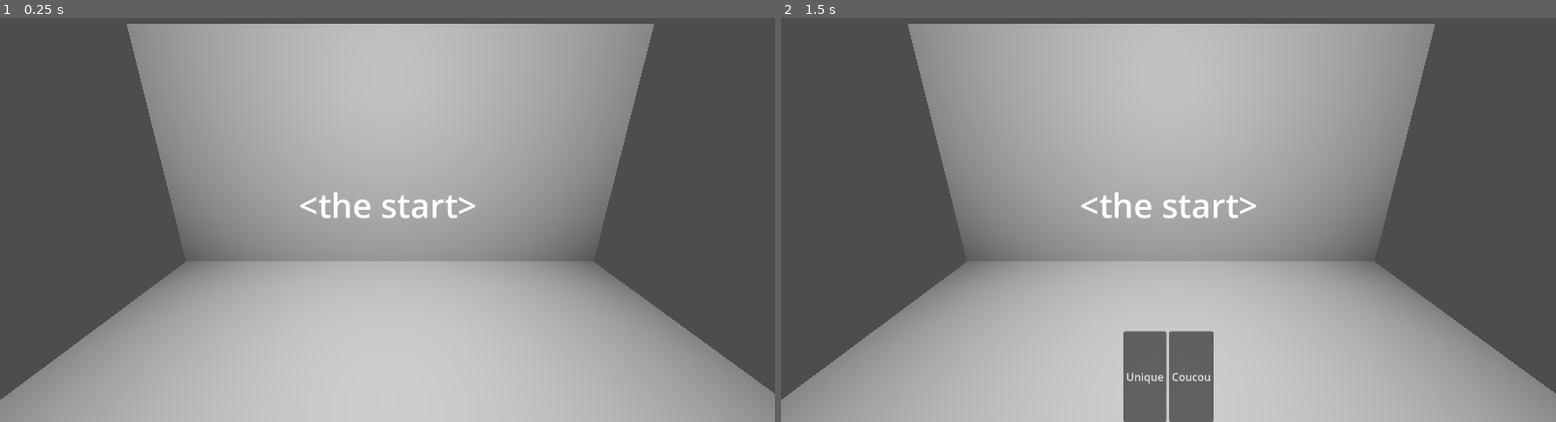
Above: before the commit, frames 1-2 (left to right).
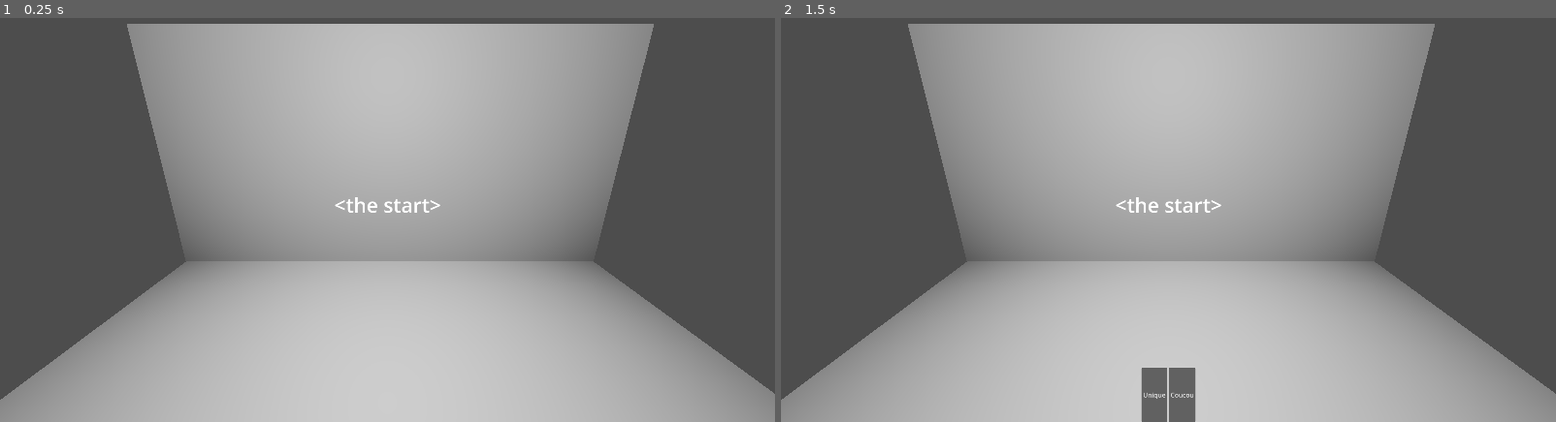
Above: after the commit, the same moments.

Repository: JungoQuentin/heroic
Game: Godot game, scene res://main.tscn
The game is run twice, just before and just after one commit, with the same random seed, the same clock (stepped at 60 frames per second) and the same inputs.
Inputs:
- Up to frame 1 (0.25 s): no input
- Up to frame 2 (1.5 s): tap Enter at 0.5 s; tap Space at 1.25 s

The runs differ from the first frame. In frame 1, 0.5% of the frame differs, in the area x 38-62%, y 43-50%; in frame 2, 2.3%, in the area x 38-62%, y 43-100%.

Commit message:
feat: add 3d world

Diff:
--- a/project.godot
+++ b/project.godot
@@ -18,3 +18,10 @@
 run/main_scene="uid://bp5qd845jk0t4"
 config/features=PackedStringArray("4.6", "Forward Plus")
 config/icon="res://sprites/pose_a.svg"
+
+[display]
+
+window/size/viewport_width=1920
+window/size/viewport_height=1080
+window/size/mode=2
+window/main_scene="uid://c2mqu2eewf8j"
--- /dev/null
+++ b/scenes/rideau_droite.tscn
@@ -0,0 +1,11 @@
+[gd_scene format=3 uid="uid://wyhl2g8o05no"]
+
+[ext_resource type="PackedScene" uid="uid://ug8y8flnac0o" path="res://assets/3D/rideaux/rideau_droite.fbx" id="1_pxmuy"]
+[ext_resource type="Material" uid="uid://bjs0ccrok6yl5" path="res://textures/rideaux/rideau.tres" id="2_8whys"]
+
+[node name="rideau_droite" unique_id=1497206293 instance=ExtResource("1_pxmuy")]
+
+[node name="rideau_droite" parent="." index="0" unique_id=2091556277]
+transform = Transform3D(0.01, 0, 0, 0, 0.01, 0, 0, 0, 0.01, 0, 0, 0)
+blend_shapes/Rideau_Blenshape1.rideau_droite_ferme = 1.0
+surface_material_override/0 = ExtResource("2_8whys")
--- /dev/null
+++ b/scenes/rideau_gauche.tscn
@@ -0,0 +1,10 @@
+[gd_scene format=3 uid="uid://dqx13uot8s4cv"]
+
+[ext_resource type="PackedScene" uid="uid://c0ybd0s1iqvxm" path="res://assets/3D/rideaux/rideau_gauche.fbx" id="1_v3j6j"]
+[ext_resource type="Material" uid="uid://bjs0ccrok6yl5" path="res://textures/rideaux/rideau.tres" id="2_v3j6j"]
+
+[node name="rideau_gauche" unique_id=1475470428 instance=ExtResource("1_v3j6j")]
+
+[node name="rideau_gauche" parent="." index="0" unique_id=1209311060]
+blend_shapes/Rideau_Blenshape.rideau_gauche_ferme = 1.0
+surface_material_override/0 = ExtResource("2_v3j6j")
--- /dev/null
+++ b/scenes/test_scene.tscn
@@ -0,0 +1,250 @@
+[gd_scene format=3 uid="uid://c2mqu2eewf8j"]
+
+[ext_resource type="Shader" uid="uid://dme2bhejt8uhu" path="res://shaders/cardboard_face.gdshader" id="1_7cbxl"]
+[ext_resource type="Texture2D" uid="uid://d11blrq7gp262" path="res://textures/cardboard/Cardboard002_1K-JPG_Color.jpg" id="2_8pr8v"]
+[ext_resource type="Shader" uid="uid://38qgcitxmrt3" path="res://shaders/cardboard_side.gdshader" id="2_coq8p"]
+[ext_resource type="Texture2D" uid="uid://cc12ix4hvhx88" path="res://textures/cardboard/cardboard.webp" id="3_7cbxl"]
+[ext_resource type="ArrayMesh" uid="uid://ce84gkttuyk7k" path="res://assets/3D/front_panel/front_plane_face.obj" id="7_rnaij"]
+[ext_resource type="ArrayMesh" uid="uid://btrf748mva3fd" path="res://assets/3D/front_panel/front_plane_side.obj" id="8_h3xc6"]
+[ext_resource type="PackedScene" uid="uid://wyhl2g8o05no" path="res://scenes/rideau_droite.tscn" id="8_njel3"]
+[ext_resource type="PackedScene" uid="uid://dqx13uot8s4cv" path="res://scenes/rideau_gauche.tscn" id="9_vr1i5"]
+[ext_resource type="ArrayMesh" uid="uid://b2apr35w2h7d8" path="res://assets/3D/middle_panel/middle_panel_face.obj" id="10_6qxox"]
+[ext_resource type="ArrayMesh" uid="uid://bn5lls1efuvah" path="res://assets/3D/middle_panel/middle_panel_side.obj" id="11_gthg3"]
+[ext_resource type="Texture2D" uid="uid://hkwqnoxkdvn5" path="res://textures/wood/6453600.jpg" id="12_gthg3"]
+[ext_resource type="Texture2D" uid="uid://ba1nw4insj3ab" path="res://assets/2D/Publique/theatre_public_blocking.png" id="13_ntc4i"]
+
+[sub_resource type="ProceduralSkyMaterial" id="ProceduralSkyMaterial_gthg3"]
+sky_top_color = Color(0.40349752, 0.23201117, 0.09611865, 1)
+sky_horizon_color = Color(0.31640095, 0.27352935, 0.23955622, 1)
+ground_bottom_color = Color(0, 0, 0, 1)
+ground_horizon_color = Color(0.31640095, 0.27352935, 0.23955622, 1)
+energy_multiplier = 0.2
+
+[sub_resource type="Sky" id="Sky_ntc4i"]
+sky_material = SubResource("ProceduralSkyMaterial_gthg3")
+
+[sub_resource type="Environment" id="Environment_u0xbq"]
+background_mode = 2
+sky = SubResource("Sky_ntc4i")
+tonemap_mode = 2
+glow_enabled = true
+
+[sub_resource type="CylinderMesh" id="CylinderMesh_gthg3"]
+
+[sub_resource type="StandardMaterial3D" id="StandardMaterial3D_ntc4i"]
+albedo_texture = ExtResource("12_gthg3")
+uv1_scale = Vector3(4, 4, 4)
+
+[sub_resource type="PlaneMesh" id="PlaneMesh_ntc4i"]
+
+[sub_resource type="StandardMaterial3D" id="StandardMaterial3D_u0xbq"]
+albedo_texture = ExtResource("2_8pr8v")
+
+[sub_resource type="QuadMesh" id="QuadMesh_u0xbq"]
+
+[sub_resource type="StandardMaterial3D" id="StandardMaterial3D_pln1h"]
+transparency = 1
+albedo_texture = ExtResource("13_ntc4i")
+
+[sub_resource type="ShaderMaterial" id="ShaderMaterial_s36qc"]
+render_priority = 0
+shader = ExtResource("1_7cbxl")
+shader_parameter/albedo_tex = ExtResource("2_8pr8v")
+shader_parameter/world_scale = 0.07
+shader_parameter/rotation_deg = 90.000004275
+shader_parameter/projection_plane = 2
+shader_parameter/rotation_pivot = Vector2(0, 0)
+
+[sub_resource type="ShaderMaterial" id="ShaderMaterial_6qxox"]
+render_priority = 0
+shader = ExtResource("2_coq8p")
+shader_parameter/albedo_tex = ExtResource("3_7cbxl")
+shader_parameter/world_scale = 3.0
+shader_parameter/rotation_deg = 0.0
+shader_parameter/rotation_pivot = Vector2(0, 0)
+
+[sub_resource type="ShaderMaterial" id="ShaderMaterial_u0xbq"]
+render_priority = 0
+shader = ExtResource("1_7cbxl")
+shader_parameter/albedo_tex = ExtResource("2_8pr8v")
+shader_parameter/world_scale = 0.05
+shader_parameter/rotation_deg = 0.0
+shader_parameter/projection_plane = 2
+shader_parameter/rotation_pivot = Vector2(0, 0)
+
+[sub_resource type="ShaderMaterial" id="ShaderMaterial_gthg3"]
+render_priority = 0
+shader = ExtResource("2_coq8p")
+shader_parameter/albedo_tex = ExtResource("3_7cbxl")
+shader_parameter/world_scale = 2.0
+shader_parameter/rotation_deg = 90.0
+shader_parameter/rotation_pivot = Vector2(0, 0)
+
+[node name="Node3D" type="Node3D" unique_id=1283472454]
+
+[node name="WorldEnvironment" type="WorldEnvironment" parent="." unique_id=1810001575]
+environment = SubResource("Environment_u0xbq")
+
+[node name="Camera3D" type="Camera3D" parent="." unique_id=1578331249]
+transform = Transform3D(-4.371139e-08, 0.017452406, -0.9998477, 0, 0.9998477, 0.017452406, 1, 7.628689e-10, -4.370473e-08, -11.560702, 4.562749, 0)
+fov = 46.7
+
+[node name="rideau_droite" parent="." unique_id=1497206293 instance=ExtResource("8_njel3")]
+transform = Transform3D(1, 0, 0, 0, 1, 0, 0, 0, 1, 0.8008442, 0, 0)
+
+[node name="rideau_gauche" parent="." unique_id=1475470428 instance=ExtResource("9_vr1i5")]
+transform = Transform3D(1, 0, 0, 0, 1, 0, 0, 0, 1, 0.8008442, 0, 0)
+
+[node name="Lights" type="Node3D" parent="." unique_id=1130469808]
+
+[node name="mainSpot" type="SpotLight3D" parent="Lights" unique_id=123069841]
+transform = Transform3D(0.49999997, 3.7855173e-08, -0.86602545, 0.86602545, -2.185569e-08, 0.49999997, 0, -1, -4.371139e-08, -15.728101, 12.38589, 0)
+light_energy = 32.0
+shadow_enabled = true
+spot_range = 33.818066
+spot_angle = 20.503931
+
+[node name="smallSpots_01" type="Node3D" parent="Lights" unique_id=1183612313]
+
+[node name="SpotLight3D" type="SpotLight3D" parent="Lights/smallSpots_01" unique_id=629772085]
+transform = Transform3D(0.9785665, -9.001526e-09, 0.20593092, -0.20593092, -4.2774502e-08, 0.9785665, 0, -1, -4.371139e-08, 7.4759836, 12.38589, 0)
+light_energy = 32.0
+shadow_enabled = true
+distance_fade_enabled = true
+spot_range = 14.109379
+spot_angle = 13.22
+
+[node name="SpotLight3D3" type="SpotLight3D" parent="Lights/smallSpots_01" unique_id=1711019095]
+transform = Transform3D(0.9785665, -9.001526e-09, 0.20593092, -0.20593092, -4.2774502e-08, 0.9785665, 0, -1, -4.371139e-08, 7.4759836, 12.38589, -6)
+light_energy = 32.0
+shadow_enabled = true
+distance_fade_enabled = true
+spot_range = 14.109379
+spot_angle = 13.22
+
+[node name="SpotLight3D2" type="SpotLight3D" parent="Lights/smallSpots_01" unique_id=1060351338]
+transform = Transform3D(0.9785665, -9.001526e-09, 0.20593092, -0.20593092, -4.2774502e-08, 0.9785665, 0, -1, -4.371139e-08, 7.4759836, 12.38589, 6)
+light_energy = 32.0
+shadow_enabled = true
+distance_fade_enabled = true
+spot_range = 14.109379
+spot_angle = 13.22
+
+[node name="smallSpots_02" type="Node3D" parent="Lights" unique_id=402246300]
+transform = Transform3D(1, 0, 0, 0, 1, 0, 0, 0, 1, -2.302512, 3.9196339, 0)
+
+[node name="SpotLight3D" type="SpotLight3D" parent="Lights/smallSpots_02" unique_id=1162719685]
+transform = Transform3D(0.99418676, 4.7063926e-09, -0.10766968, 0.10766968, -4.3457284e-08, 0.99418676, 0, -1, -4.371139e-08, 7.4759836, 12.385889, 0)
+light_energy = 32.0
+shadow_enabled = true
+distance_fade_enabled = true
+spot_range = 22.743
+spot_attenuation = 1.66
+spot_angle = 40.95
+
+[node name="SpotLight3D3" type="SpotLight3D" parent="Lights/smallSpots_02" unique_id=1008327735]
+transform = Transform3D(0.99418676, 4.7063926e-09, -0.10766968, 0.10766968, -4.3457284e-08, 0.99418676, 0, -1, -4.371139e-08, 7.4759836, 12.385889, -6)
+light_energy = 32.0
+shadow_enabled = true
+distance_fade_enabled = true
+spot_range = 22.743
+spot_attenuation = 1.66
+spot_angle = 40.95
+
+[node name="SpotLight3D2" type="SpotLight3D" parent="Lights/smallSpots_02" unique_id=274644143]
+transform = Transform3D(0.99418676, 4.7063926e-09, -0.10766968, 0.10766968, -4.3457284e-08, 0.99418676, 0, -1, -4.371139e-08, 7.4759836, 12.385889, 6)
+light_energy = 32.0
+shadow_enabled = true
+distance_fade_enabled = true
+spot_range = 22.743
+spot_attenuation = 1.66
+spot_angle = 40.95
+
+[node name="stageSpots" type="Node3D" parent="Lights" unique_id=166552846]
+
+[node name="SpotLight3D" type="SpotLight3D" parent="Lights/stageSpots" unique_id=1051379313]
+transform = Transform3D(0.3554985, -0.44218537, -0.823464, -2.0679378e-08, 0.88101465, -0.47308904, 0.9346768, 0.16818245, 0.31319937, 0, 0.47841585, 0)
+light_color = Color(1, 0.40784314, 0.3137255, 1)
+light_energy = 32.0
+shadow_enabled = true
+spot_range = 17.993624
+spot_angle = 26.629948
+
+[node name="Theater" type="Node3D" parent="." unique_id=145647438]
+
+[node name="ground" type="MeshInstance3D" parent="Theater" unique_id=569869560]
+transform = Transform3D(25.321627, 0, 0, 0, 1, 0, 0, 0, 45.658157, 12.351536, -0.93094206, -0.0598588)
+mesh = SubResource("CylinderMesh_gthg3")
+skeleton = NodePath("")
+surface_material_override/0 = SubResource("StandardMaterial3D_ntc4i")
+
+[node name="backboard" type="MeshInstance3D" parent="Theater" unique_id=421576354]
+transform = Transform3D(-6.2994553e-07, -14.411474, 0, 14.411474, -6.2994553e-07, 0, 0, 0, 14.411474, 11.706662, 0, 0)
+mesh = SubResource("PlaneMesh_ntc4i")
+skeleton = NodePath("../..")
+surface_material_override/0 = SubResource("StandardMaterial3D_u0xbq")
+
+[node name="wall_right" type="MeshInstance3D" parent="Theater" unique_id=183990941]
+transform = Transform3D(-1.630419e-07, -3.7299645, -13.920415, 14.411474, -6.299455e-07, 0, -6.084806e-07, -13.920415, 3.7299645, -11, 0, 13)
+mesh = SubResource("PlaneMesh_ntc4i")
+skeleton = NodePath("../..")
+surface_material_override/0 = SubResource("StandardMaterial3D_u0xbq")
+
+[node name="wall_left" type="MeshInstance3D" parent="Theater" unique_id=1410567457]
+transform = Transform3D(-1.6304193e-07, -3.7299645, 13.920415, 14.411474, -6.2994553e-07, 0, 6.0848066e-07, 13.920415, 3.7299645, -11, 0, -13)
+mesh = SubResource("PlaneMesh_ntc4i")
+skeleton = NodePath("../..")
+surface_material_override/0 = SubResource("StandardMaterial3D_u0xbq")
+
+[node name="public" type="Node3D" parent="Theater" unique_id=902003679]
+
+[node name="MeshInstance3D" type="MeshInstance3D" parent="Theater/public" unique_id=507124194]
+transform = Transform3D(-2.2423943e-07, 0, -2.565, 0, 2.565, 0, 5.13, 0, -1.12119714e-07, -7.4290113, 3.9029312, -1.249712)
+mesh = SubResource("QuadMesh_u0xbq")
+skeleton = NodePath("../../..")
+surface_material_override/0 = SubResource("StandardMaterial3D_pln1h")
+
+[node name="MeshInstance3D2" type="MeshInstance3D" parent="Theater/public" unique_id=1239447769]
+transform = Transform3D(2.2423943e-07, 9.801817e-15, -2.565, -4.4847886e-07, 2.565, 0, -5.13, -2.2423943e-07, -1.12119714e-07, -7.4290123, 3.9136057, 1.3578377)
+mesh = SubResource("QuadMesh_u0xbq")
+skeleton = NodePath("../../..")
+surface_material_override/0 = SubResource("StandardMaterial3D_pln1h")
+
+[node name="FrontPanel_01" type="Node3D" parent="Theater" unique_id=1677749447]
+
+[node name="FrontPlaneFace" type="MeshInstance3D" parent="Theater/FrontPanel_01" unique_id=1745304780]
+transform = Transform3D(1.12, 0, 0, 0, 1.12, 0, 0, 0, 1.12, 0, 0, 0)
+mesh = ExtResource("7_rnaij")
+skeleton = NodePath("../../..")
+surface_material_override/0 = SubResource("ShaderMaterial_s36qc")
+
+[node name="FrontPlaneSide" type="MeshInstance3D" parent="Theater/FrontPanel_01" unique_id=1083551929]
+transform = Transform3D(1.12, 0, 0, 0, 1.12, 0, 0, 0, 1.12, 0, 0, 0)
+mesh = ExtResource("8_h3xc6")
+skeleton = NodePath("../../..")
+surface_material_override/0 = SubResource("ShaderMaterial_6qxox")
+
+[node name="middlePanel_01" type="Node3D" parent="Theater" unique_id=1564076154]
+
+[node name="MiddlePanelFace" type="MeshInstance3D" parent="Theater/middlePanel_01" unique_id=1676576379]
+mesh = ExtResource("10_6qxox")
+skeleton = NodePath("../../..")
+surface_material_override/0 = SubResource("ShaderMaterial_u0xbq")
+
+[node name="MiddlePanelSide" type="MeshInstance3D" parent="Theater/middlePanel_01" unique_id=384530234]
+mesh = ExtResource("11_gthg3")
+skeleton = NodePath("../../..")
+surface_material_override/0 = SubResource("ShaderMaterial_gthg3")
+
+[node name="middlePanel_02" type="Node3D" parent="Theater" unique_id=1593766888]
+transform = Transform3D(0.9477041, 0, 0, 0, 1.12, 0, 0, 0, 1.0854278, -0.78347206, 0, 0)
+
+[node name="MiddlePanelFace2" type="MeshInstance3D" parent="Theater/middlePanel_02" unique_id=1714725109]
+mesh = ExtResource("10_6qxox")
+skeleton = NodePath("../../..")
+surface_material_override/0 = SubResource("ShaderMaterial_u0xbq")
+
+[node name="MiddlePanelSide2" type="MeshInstance3D" parent="Theater/middlePanel_02" unique_id=1288446502]
+mesh = ExtResource("11_gthg3")
+skeleton = NodePath("../../..")
+surface_material_override/0 = SubResource("ShaderMaterial_gthg3")
--- /dev/null
+++ b/shaders/cardboard_face.gdshader
@@ -0,0 +1,46 @@
+shader_type spatial;
+render_mode world_vertex_coords;
+
+uniform sampler2D albedo_tex : source_color, filter_linear_mipmap_anisotropic;
+
+uniform float world_scale = 1.0;
+uniform float rotation_deg : hint_range(0.0, 360.0) = 0.0;
+
+// 0 = XY, 1 = XZ, 2 = YZ
+uniform int projection_plane : hint_enum("XY","XZ","YZ") = 1;
+
+// pivot dans l’espace UV (après world_scale)
+uniform vec2 rotation_pivot = vec2(0.0, 0.0);
+
+varying vec3 world_pos;
+
+vec2 rotate_uv(vec2 uv, float angle_rad, vec2 pivot) {
+    uv -= pivot;
+    float c = cos(angle_rad);
+    float s = sin(angle_rad);
+    mat2 rot = mat2(vec2(c, s), vec2(-s, c));
+    uv = rot * uv;
+    return uv + pivot;
+}
+
+vec2 project_uv(vec3 wp) {
+    if (projection_plane == 0) { // XY
+        return wp.xy * world_scale;
+    } else if (projection_plane == 2) { // YZ
+        return wp.yz * world_scale;
+    }
+    // XZ (par défaut)
+    return wp.xz * world_scale;
+}
+
+void vertex() {
+    world_pos = (MODEL_MATRIX * vec4(VERTEX, 1.0)).xyz;
+}
+
+void fragment() {
+    vec2 uvs = project_uv(world_pos);
+    uvs = rotate_uv(uvs, radians(rotation_deg), rotation_pivot);
+
+    vec3 col = texture(albedo_tex, uvs).rgb;
+    ALBEDO = col;
+}
--- /dev/null
+++ b/shaders/cardboard_side.gdshader
@@ -0,0 +1,37 @@
+shader_type spatial;
+render_mode world_vertex_coords;
+
+uniform sampler2D albedo_tex : source_color, filter_linear_mipmap_anisotropic;
+uniform float world_scale = 1.0;          // tiling
+uniform float rotation_deg = 0.0;         // rotation en degrés
+uniform vec2 rotation_pivot = vec2(0.0);  // pivot en "world UV space" (xz * scale)
+
+varying vec3 world_pos;
+
+vec2 rotate_uv(vec2 uv, float angle_rad, vec2 pivot) {
+    uv -= pivot;
+
+    float c = cos(angle_rad);
+    float s = sin(angle_rad);
+
+    // Godot: mat2 = mat2(vec2(col0), vec2(col1))
+    mat2 rot = mat2(vec2(c, s), vec2(-s, c)); // rotation standard
+
+    uv = rot * uv;
+    uv += pivot;
+    return uv;
+}
+
+void vertex() {
+    world_pos = (MODEL_MATRIX * vec4(VERTEX, 1.0)).xyz;
+}
+
+void fragment() {
+    vec2 uvs = world_pos.xz * world_scale;
+
+    float ang = radians(rotation_deg);
+    uvs = rotate_uv(uvs, ang, rotation_pivot);
+
+    vec3 col = texture(albedo_tex, uvs).rgb;
+    ALBEDO = col;
+}
--- /dev/null
+++ b/textures/cardboard/cardboard.gd
@@ -0,0 +1,205 @@
+@tool
+extends MeshInstance3D
+
+@export_node_path("CollisionPolygon2D") var source_collision_poly: NodePath
+@export_node_path("Polygon2D") var source_polygon2d: NodePath
+
+@export var thickness: float = 0.1:
+	set(value):
+		thickness = value
+		if Engine.is_editor_hint():
+			regenerate()
+
+@export var texture_tile_scale: float = 1.0:
+	set(value):
+		texture_tile_scale = value
+		if Engine.is_editor_hint():
+			regenerate()
+
+@export var double_sided: bool = true:
+	set(value):
+		double_sided = value
+		if Engine.is_editor_hint():
+			regenerate()
+
+@export var face_material: Material:
+	set(value):
+		face_material = value
+		if Engine.is_editor_hint():
+			regenerate()
+
+@export var side_material: Material:
+	set(value):
+		side_material = value
+		if Engine.is_editor_hint():
+			regenerate()
+
+
+func _ready():
+	if Engine.is_editor_hint():
+		regenerate()
+
+
+
+func _get_polygon() -> PackedVector2Array:
+	if source_collision_poly != NodePath():
+		var n := get_node_or_null(source_collision_poly)
+		if n and n is CollisionPolygon2D:
+			return (n as CollisionPolygon2D).polygon
+
+	if source_polygon2d != NodePath():
+		var n2 := get_node_or_null(source_polygon2d)
+		if n2 and n2 is Polygon2D:
+			return (n2 as Polygon2D).polygon
+
+	return PackedVector2Array()
+
+
+func _compute_face_uv(p: Vector2, minv: Vector2, size: Vector2) -> Vector2:
+	# UV 0..1 dans la bounding box du polygone
+	# (le 1.0 - ... sur Y pour matcher le sens habituel des UV)
+	return Vector2(
+		(p.x - minv.x) / size.x,
+		1.0 - (p.y - minv.y) / size.y
+	)
+
+
+func regenerate():
+	var poly := _get_polygon()
+	if poly.size() < 3:
+		return
+
+	var indices := Geometry2D.triangulate_polygon(poly)
+	if indices.is_empty():
+		return
+
+	# -------------------------
+	# Bounds pour UV face (bbox)
+	# -------------------------
+	var minv := poly[0]
+	var maxv := poly[0]
+	for p in poly:
+		minv.x = min(minv.x, p.x)
+		minv.y = min(minv.y, p.y)
+		maxv.x = max(maxv.x, p.x)
+		maxv.y = max(maxv.y, p.y)
+
+	var size := maxv - minv
+	if abs(size.x) < 0.00001:
+		size.x = 1.0
+	if abs(size.y) < 0.00001:
+		size.y = 1.0
+
+	var zf := thickness * 0.5
+	var zb := -thickness * 0.5
+
+	var mesh_out := ArrayMesh.new()
+
+	# =========================
+	# Surface 0 = FACES
+	# =========================
+	var st_face := SurfaceTool.new()
+	st_face.begin(Mesh.PRIMITIVE_TRIANGLES)
+
+	# Face avant
+	for i in range(0, indices.size(), 3):
+		var a2 := poly[indices[i]]
+		var b2 := poly[indices[i + 1]]
+		var c2 := poly[indices[i + 2]]
+
+		var a3 := Vector3(a2.x, a2.y, zf)
+		var b3 := Vector3(b2.x, b2.y, zf)
+		var c3 := Vector3(c2.x, c2.y, zf)
+
+		var uva := _compute_face_uv(a2, minv, size)
+		var uvb := _compute_face_uv(b2, minv, size)
+		var uvc := _compute_face_uv(c2, minv, size)
+
+		_add_tri(st_face, a3, b3, c3, uva, uvb, uvc, Vector3(0, 0, 1))
+
+	# Face arrière (optionnel)
+	if double_sided:
+		for i in range(0, indices.size(), 3):
+			var a2 := poly[indices[i]]
+			var b2 := poly[indices[i + 1]]
+			var c2 := poly[indices[i + 2]]
+
+			# ordre inversé pour la normale
+			var a3 := Vector3(a2.x, a2.y, zb)
+			var b3 := Vector3(b2.x, b2.y, zb)
+			var c3 := Vector3(c2.x, c2.y, zb)
+
+			var uva := _compute_face_uv(a2, minv, size)
+			var uvb := _compute_face_uv(b2, minv, size)
+			var uvc := _compute_face_uv(c2, minv, size)
+
+			_add_tri(st_face, c3, b3, a3, uvc, uvb, uva, Vector3(0, 0, -1))
+
+	st_face.generate_normals()
+	st_face.commit(mesh_out)
+	mesh_out.surface_set_material(0, face_material)
+
+	# =========================
+	# Surface 1 = TRANCHE
+	# =========================
+	var st_side := SurfaceTool.new()
+	st_side.begin(Mesh.PRIMITIVE_TRIANGLES)
+
+	# Calcul périmètre pour UV U (tiling propre le long du contour)
+	var perim := 0.0
+	for i in poly.size():
+		perim += poly[i].distance_to(poly[(i + 1) % poly.size()])
+	if perim < 0.00001:
+		perim = 1.0
+
+	var acc := 0.0
+	for i in poly.size():
+		var p0 := poly[i]
+		var p1 := poly[(i + 1) % poly.size()]
+		var edge_len := p0.distance_to(p1)
+
+		var u0 := (acc / perim) * texture_tile_scale
+		var u1 := ((acc + edge_len) / perim) * texture_tile_scale
+		acc += edge_len
+
+		# 4 coins du quad extrudé
+		var a0 := Vector3(p0.x, p0.y, zf)
+		var a1 := Vector3(p1.x, p1.y, zf)
+		var b1 := Vector3(p1.x, p1.y, zb)
+		var b0 := Vector3(p0.x, p0.y, zb)
+
+		# Normale approx (perpendiculaire à l’edge dans le plan XY)
+		# Si tu vois la tranche "à l'envers", inverse n2 (ou inverse l’ordre des points du polygone)
+		var e := (p1 - p0).normalized()
+		var n2 := Vector2(-e.y, e.x)
+		var n := Vector3(n2.x, n2.y, 0).normalized()
+
+		# UV: U le long, V sur la profondeur
+		_add_tri(st_side, a0, a1, b1, Vector2(u0, 0), Vector2(u1, 0), Vector2(u1, 1), n)
+		_add_tri(st_side, a0, b1, b0, Vector2(u0, 0), Vector2(u1, 1), Vector2(u0, 1), n)
+
+	st_side.generate_normals()
+	st_side.commit(mesh_out)
+	mesh_out.surface_set_material(1, side_material)
+
+	# Assign final
+	mesh = mesh_out
+
+
+func _add_tri(
+	st: SurfaceTool,
+	v0: Vector3, v1: Vector3, v2: Vector3,
+	uv0: Vector2, uv1: Vector2, uv2: Vector2,
+	n: Vector3
+) -> void:
+	st.set_normal(n)
+	st.set_uv(uv0)
+	st.add_vertex(v0)
+
+	st.set_normal(n)
+	st.set_uv(uv1)
+	st.add_vertex(v1)
+
+	st.set_normal(n)
+	st.set_uv(uv2)
+	st.add_vertex(v2)
--- /dev/null
+++ b/textures/rideaux/rideau.tres
@@ -0,0 +1,10 @@
+[gd_resource type="StandardMaterial3D" format=3 uid="uid://bjs0ccrok6yl5"]
+
+[ext_resource type="Texture2D" uid="uid://b5kbi4gc34sit" path="res://textures/rideaux/Fabric026_1K-JPG_Color.jpg" id="1_n8j2d"]
+[ext_resource type="Texture2D" uid="uid://5odbnutodb2l" path="res://textures/rideaux/Fabric026_1K-JPG_NormalGL.jpg" id="2_mb6xu"]
+
+[resource]
+cull_mode = 2
+albedo_texture = ExtResource("1_n8j2d")
+normal_enabled = true
+normal_texture = ExtResource("2_mb6xu")
Binary file added: assets/2D/Publique/theatre_public_blocking.png
Not shown, added: assets/2D/Publique/theatre_public_blocking.png.import
Not shown, added: assets/3D/front_panel/front_plane_face.obj
Not shown, added: assets/3D/front_panel/front_plane_face.obj.import
Not shown, added: assets/3D/front_panel/front_plane_side.obj
Not shown, added: assets/3D/front_panel/front_plane_side.obj.import
Not shown, added: assets/3D/ground/ground.obj
Not shown, added: assets/3D/ground/ground.obj.import
Not shown, added: assets/3D/middle_panel/middle_panel_face.obj
Not shown, added: assets/3D/middle_panel/middle_panel_face.obj.import
Not shown, added: assets/3D/middle_panel/middle_panel_side.mtl
Not shown, added: assets/3D/middle_panel/middle_panel_side.obj
(and 26 more such lines)
